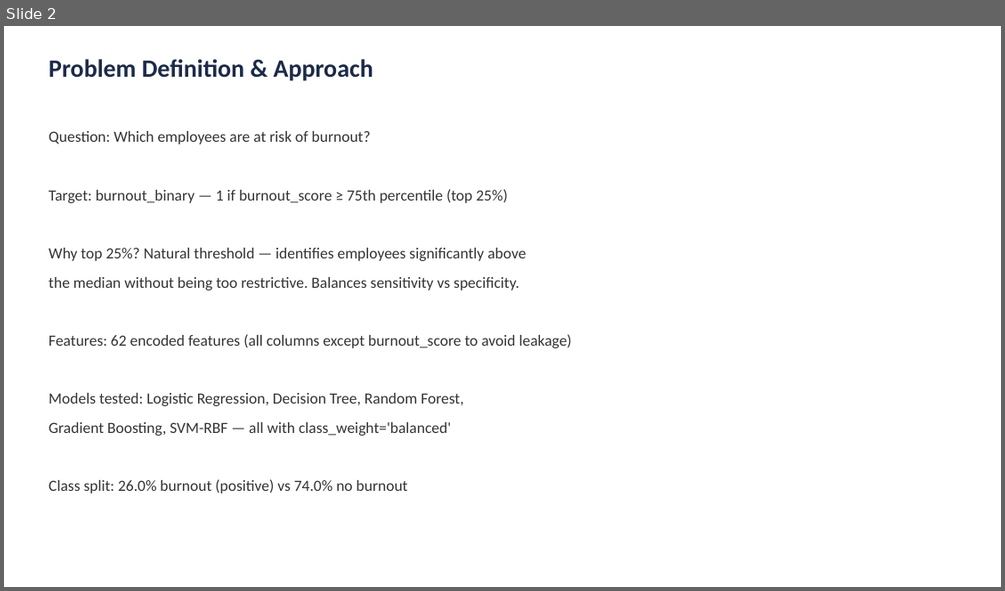
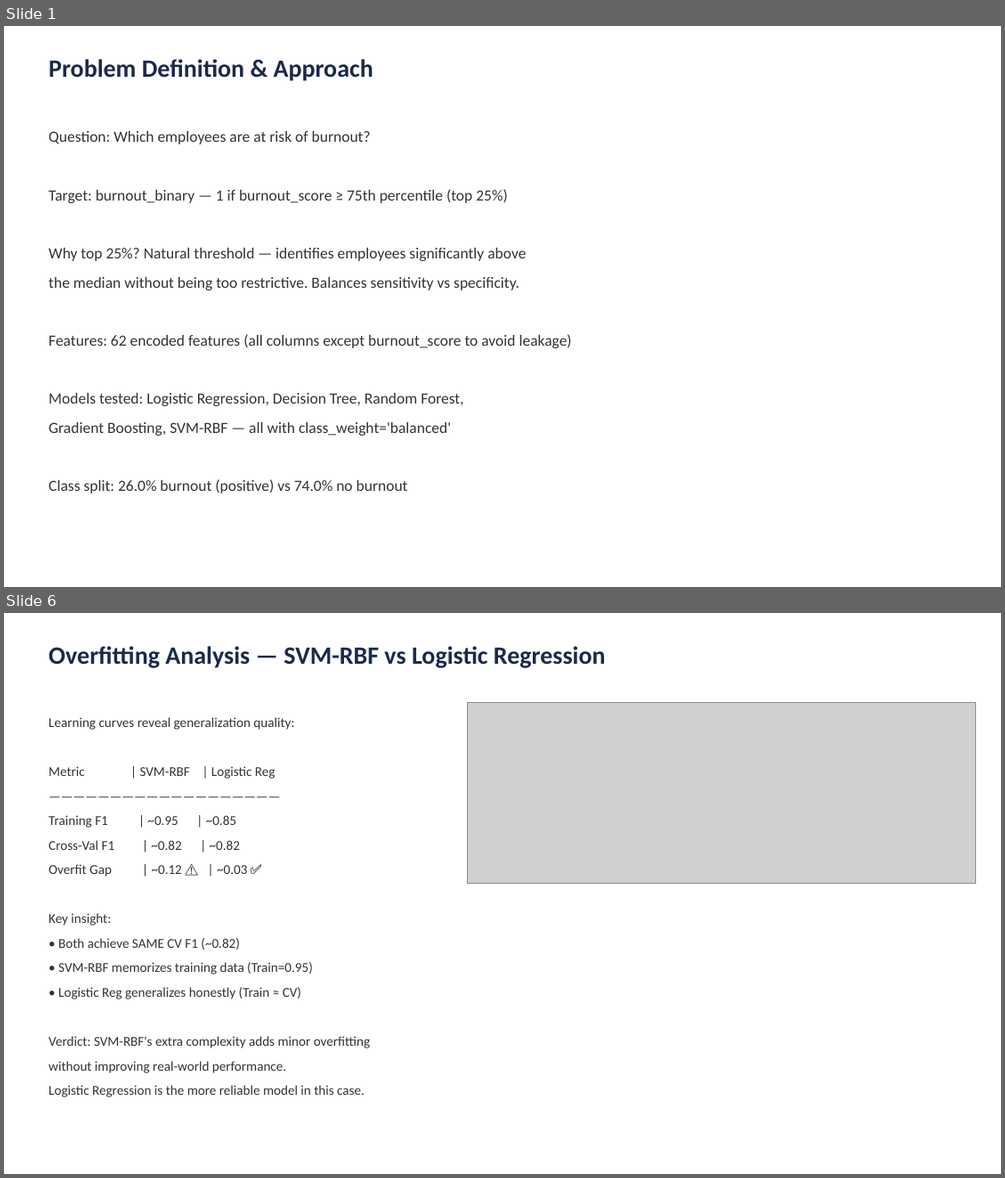
Before and after one commit to savnaysin/SEIS763-01-class, a slide deck: project/Q1_Burnout_Analysis.pptx. Shown one above the other, each under a label of ours: slide 2 before the commit, slides 1 and 6 after it; the slides between them are not shown. The pictures are 1005x591 and 1005x1178 pixels, drawn with LibreOffice and Linux fonts; fonts in the diff are those of the drawing; grey boxes stand for pictures. Boxes give left, top, right and bottom in pixels: in the first picture for what was removed or moved away, otherwise in the second. Text is boxed around its words. In the diff, an @@ line names an element or a change of style, - is before the commit and + after.

```diff
--- a/project/Q1_Burnout_Analysis.pptx
+++ b/project/Q1_Burnout_Analysis.pptx
@@ slide 6 added at <box>4,613,1001,1174</box>, background #FFFFFF @@
@@ text added at <box>48,646,606,668</box>, 24 pt, text #1B2A4A, bold @@
+Overfitting Analysis — SVM-RBF vs Logistic Regression
@@ text added at <box>48,717,370,1097</box>, 13 pt, text #333333 @@
+Learning curves reveal generalization quality:
+Metric | SVM-RBF | Logistic Reg
+———————————————————
+Training F1 | ~0.95 | ~0.85
+Cross-Val F1 | ~0.82 | ~0.82
+Overfit Gap | ~0.12 ⚠️ | ~0.03 ✅
+Key insight:
+• Both achieve SAME CV F1 (~0.82)
+• SVM-RBF memorizes training data (Train=0.95)
+• Logistic Reg generalizes honestly (Train ≈ CV)
+Verdict: SVM-RBF's extra complexity adds minor overfitting
+without improving real-world performance.
+Logistic Regression is the more reliable model in this case.
@@ picture added at <box>468,703,976,884</box> @@
@@ what was slide 2 is now slide 1 @@
```
Also in this commit, not shown: 6 slides changed, 4 slides removed.
